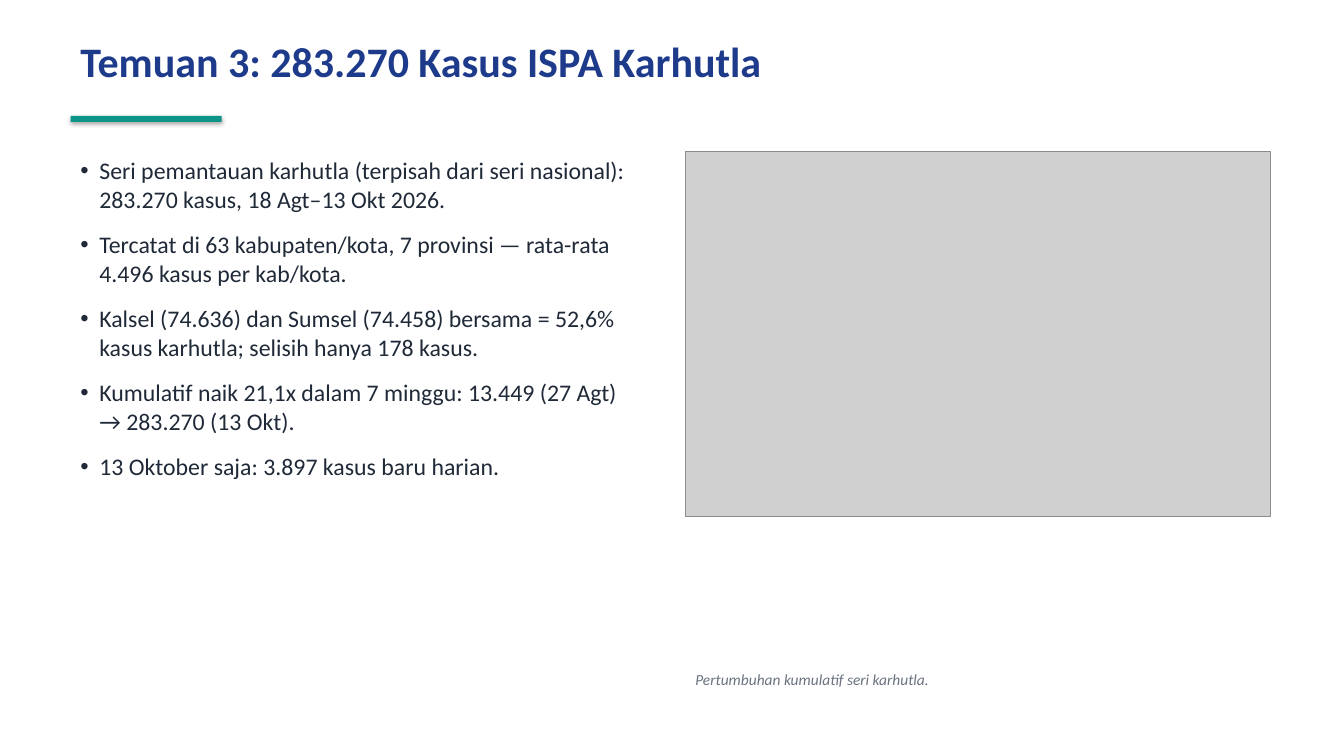
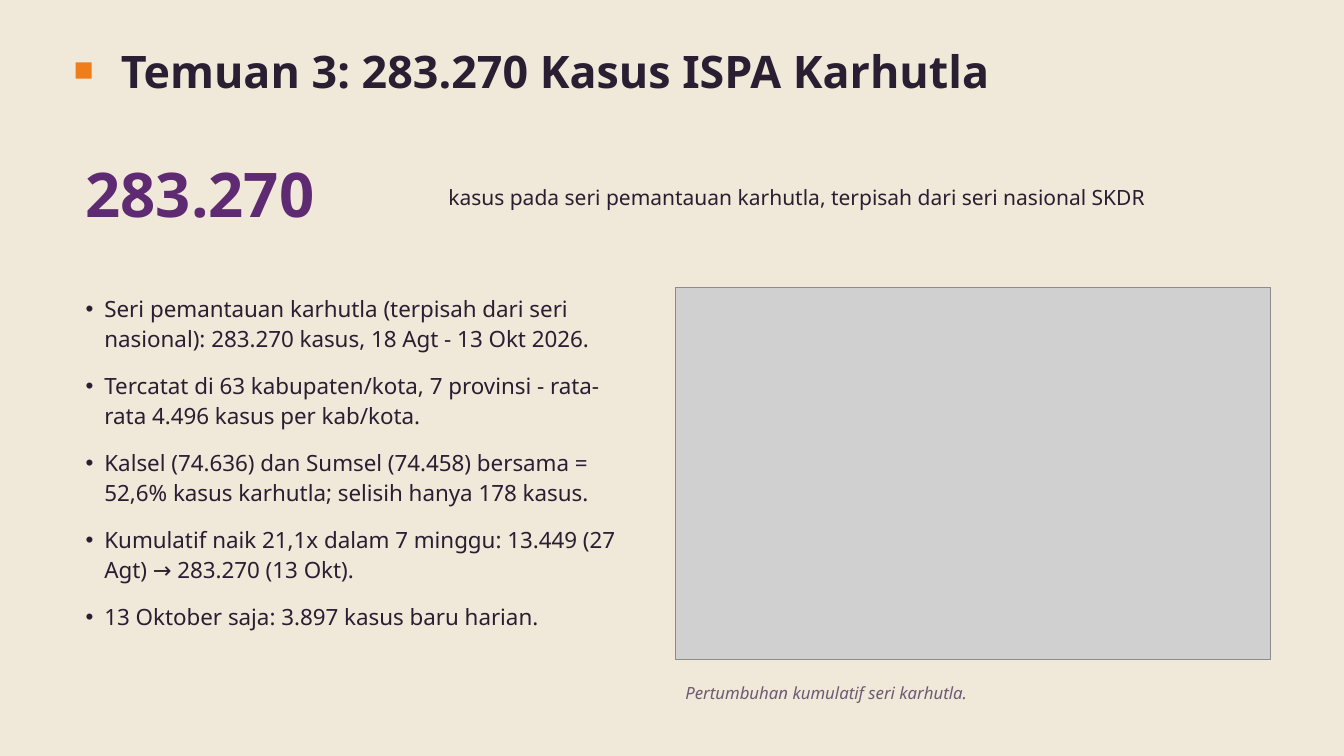
Before and after one commit to baghizash/ispa-indonesia-2026-analysis, a slide deck: slide 6 of Portofolio-Analisis-ISPA-Indonesia.pptx. Drawn at 1344x756 pixels with LibreOffice and Linux fonts; fonts in the diff are those of the drawing; grey boxes stand for pictures. Boxes give left, top, right and bottom in pixels: in the first picture for what was removed or moved away, otherwise in the second. Text is boxed around its words. In the diff, an @@ line names an element or a change of style, - is before the commit and + after.

```diff
--- a/Portofolio-Analisis-ISPA-Indonesia.pptx
+++ b/Portofolio-Analisis-ISPA-Indonesia.pptx
@@ background #FFFFFF to #F0E8D8 @@
@@ text "Temuan 3: 283.270 Kasus ISPA ...": place and size @@
-text "Temuan 3: 283.270 Kasus ISPA ..." at (80, 47, 761, 78)
+text "Temuan 3: 283.270 Kasus ISPA ..." at (121, 54, 989, 89)
@@ text "Temuan 3: 283.270 Kasus ISPA ..." at (121, 54, 989, 89): size 30 to 32 pt, font Calibri to Noto Sans, text colour #1E3A8A to #2A1E33; less space between paragraphs @@
@@ rectangle added at (76, 63, 92, 79), fill #EF7D1A @@
@@ rectangle removed at (71, 116, 222, 122) @@
@@ text added at (85, 172, 314, 218), 44 pt, text #5E2A72, bold @@
+283.270
@@ picture removed at (686, 151, 1270, 516) @@
@@ text added at (448, 189, 1145, 210), 15 pt, text #2A1E33 @@
+kasus pada seri pemantauan karhutla, terpisah dari seri nasional SKDR
@@ text "Seri pemantauan karhutla (terpisah dari ...": place and size @@
-text "Seri pemantauan karhutla (terpisah dari ..." at (99, 161, 624, 479)
+text "Seri pemantauan karhutla (terpisah dari ..." at (104, 300, 615, 631)
@@ picture added at (676, 287, 1270, 659) @@
@@ text at (104, 300, 599, 430): text changed; size 17 to 16 pt; font Calibri to Noto Sans; text colour #1F2937 to #2A1E33 @@
-• Seri pemantauan karhutla (terpisah dari seri nasional): 283.270 kasus, 18 Agt–13 Okt 2026.
-• Tercatat di 63 kabupaten/kota, 7 provinsi — rata-rata 4.496 kasus per kab/kota.
+• Seri pemantauan karhutla (terpisah dari seri nasional): 283.270 kasus, 18 Agt - 13 Okt 2026.
+• Tercatat di 63 kabupaten/kota, 7 provinsi - rata-rata 4.496 kasus per kab/kota.
@@ text at (104, 454, 615, 631): size 17 to 16 pt, font Calibri to Noto Sans, text colour #1F2937 to #2A1E33 in "Kalsel (74.636) dan Sumsel (74.458) bersama = ...", "Kumulatif naik 21,1x dalam 7 minggu: 13.449 ...", "13 Oktober saja: 3.897 kasus baru harian."; line spacing 1 to 1.12 @@
@@ text "Pertumbuhan kumulatif seri karhutla.": place and size @@
-text "Pertumbuhan kumulatif seri karhutla." at (695, 674, 929, 687)
+text "Pertumbuhan kumulatif seri karhutla." at (685, 686, 967, 703)
@@ text "Pertumbuhan kumulatif seri karhutla." at (685, 686, 967, 703): size 11 to 12 pt, font Calibri to Noto Sans, text colour #6B7280 to #6B5B74; less space between paragraphs @@
```
Also in this commit, not shown: 9 other slides changed.
